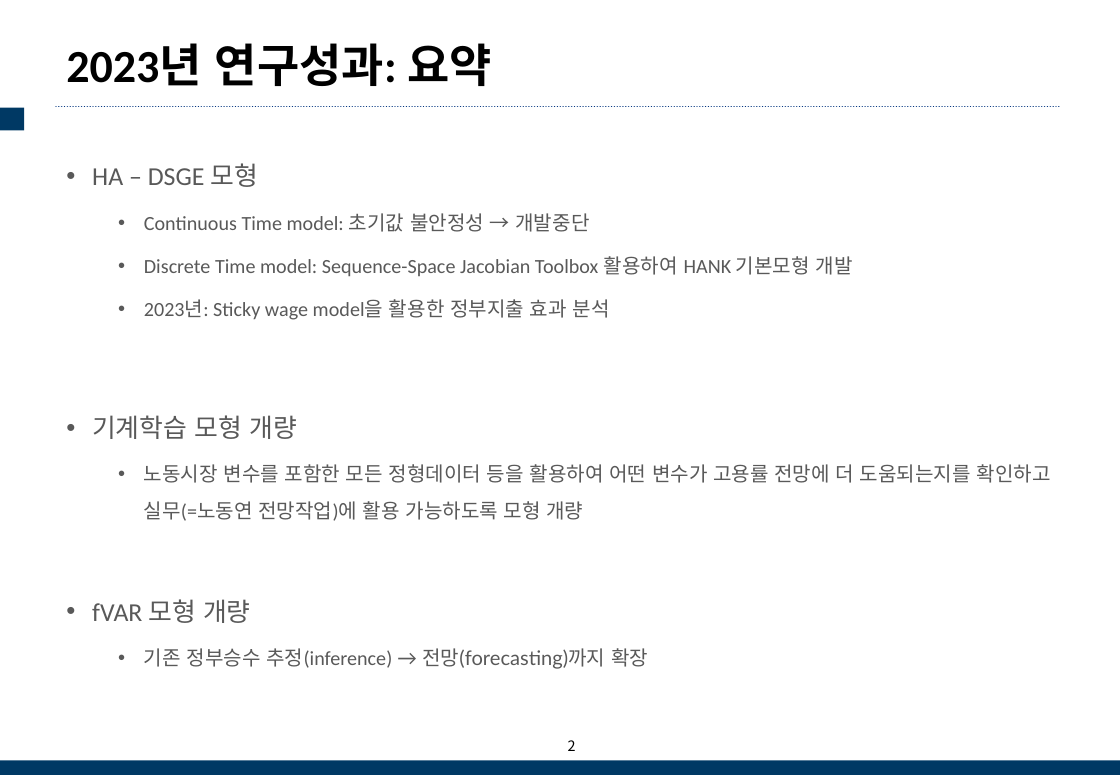
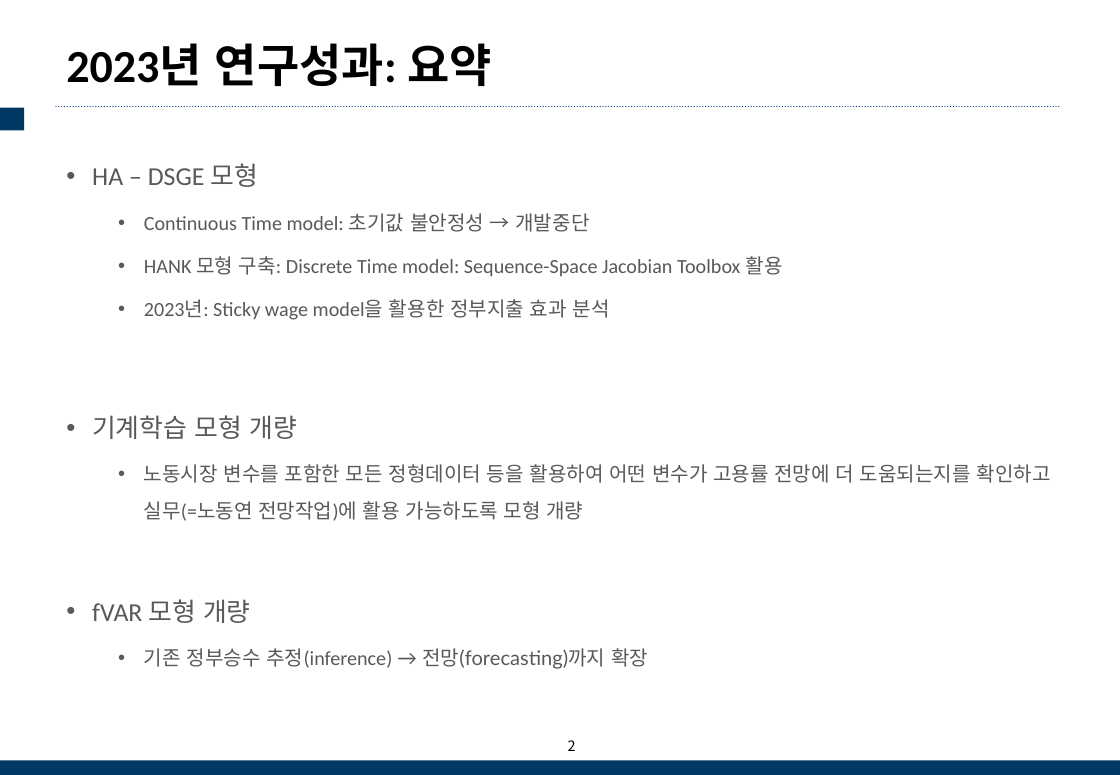
Before and after one commit to shinkangecon/ETRImeeting, a slide deck: slide 2 of (1130) KLI 연구성과 및 차년도업무협의 발표자료.pptx. Drawn at 1120x775 pixels with LibreOffice and Linux fonts; fonts in the diff are those of the drawing; background and template pictures are left out. Boxes give left, top, right and bottom in pixels: in the first picture for what was removed or moved away, otherwise in the second. Text is boxed around its words. In the diff, an @@ line names an element or a change of style, - is before the commit and + after.

```diff
--- a/(1130) KLI 연구성과 및 차년도업무협의 발표자료.pptx
+++ b/(1130) KLI 연구성과 및 차년도업무협의 발표자료.pptx
@@ text at (144, 256, 783, 276): text changed @@
-  • Discrete Time model: Sequence-Space Jacobian Toolbox 활용하여 HANK 기본모형 개발
+  • HANK 모형 구축: Discrete Time model: Sequence-Space Jacobian Toolbox 활용
```
Also in this commit, not shown: 5 other slides changed.
